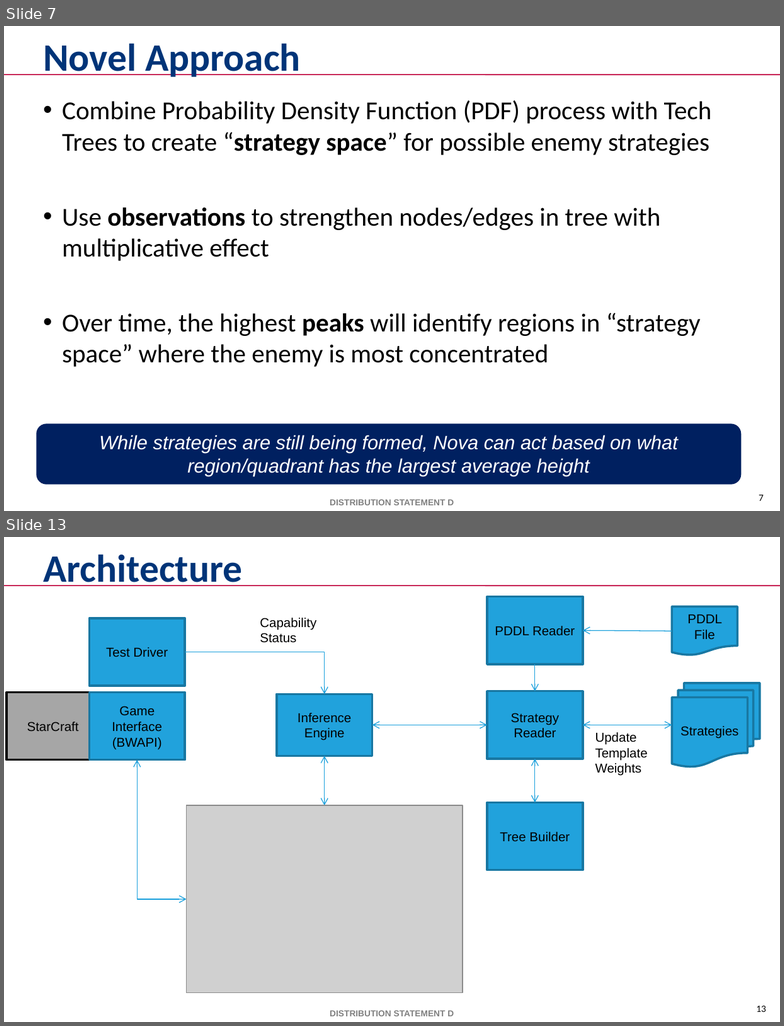
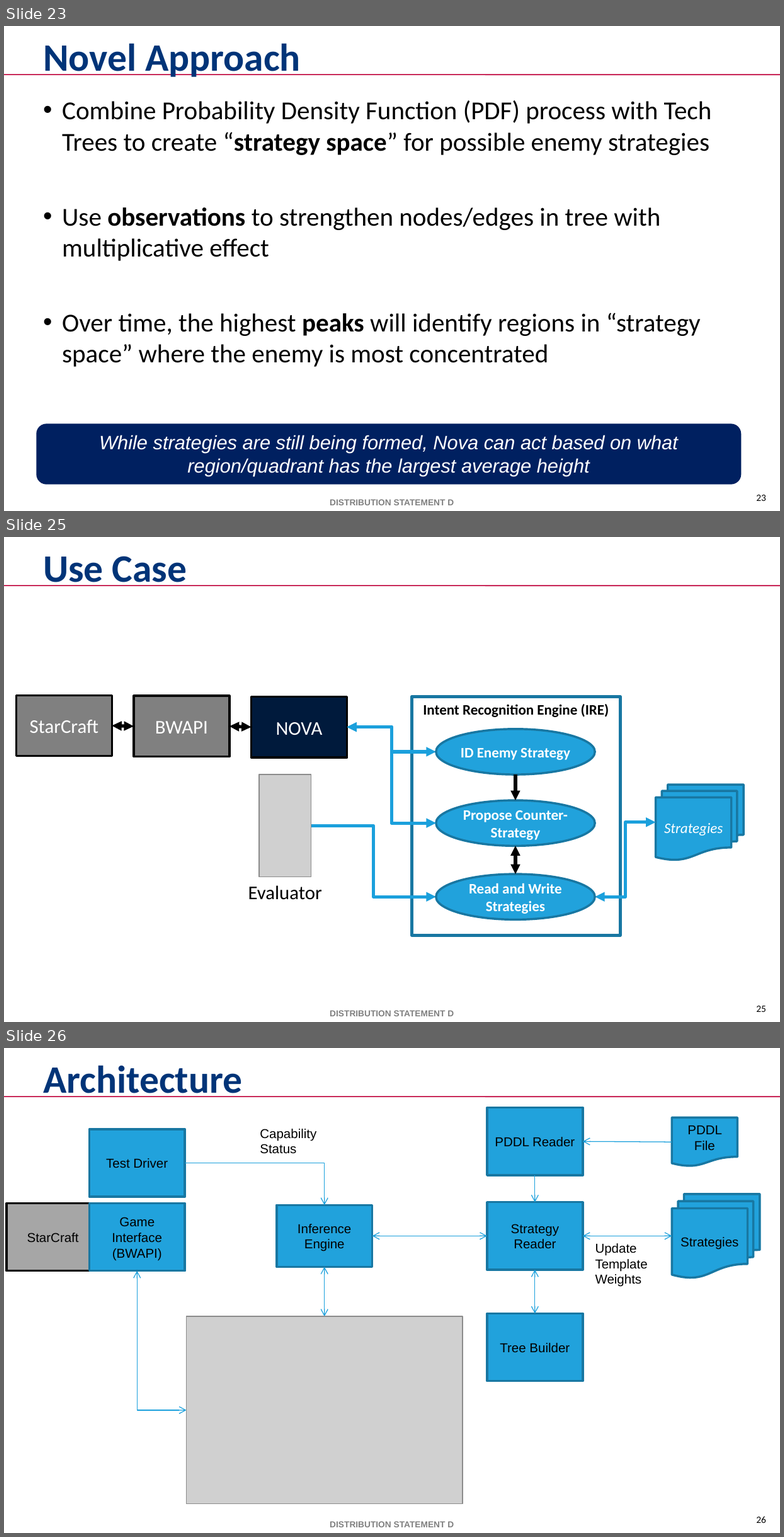
Before and after one commit to mikewkozak/IRE, a slide deck: Documentation/mkozak - Intent Recognition Engine.pptx. Shown one above the other, each under a label of ours: slides 7 and 13 before the commit, slides 23, 25 and 26 after it; the slides between them are not shown. The pictures are 784x1026 and 784x1537 pixels, drawn with LibreOffice and Linux fonts; fonts in the diff are those of the drawing; grey boxes stand for pictures; background and template pictures are left out. Boxes give left, top, right and bottom in pixels: in the first picture for what was removed or moved away, otherwise in the second. Text is boxed around its words. In the diff, an @@ line names an element or a change of style, - is before the commit and + after.

```diff
--- a/Documentation/mkozak - Intent Recognition Engine.pptx
+++ b/Documentation/mkozak - Intent Recognition Engine.pptx
@@ slide 25 added at bbox=[4, 537, 780, 1022], background #FFFFFF; not listed: 3 template elements that a slide beside it also shows @@
@@ title added at bbox=[43, 556, 187, 586], 36 pt, text #003478, bold @@
+Use Case
@@ rectangle added at bbox=[17, 695, 112, 756], fill #808080, outline #000000 2 pt, 18 pt, text #FFFFFF @@
+StarCraft
@@ rectangle added at bbox=[134, 696, 229, 757], fill #808080, outline #000000 2 pt, 18 pt, text #FFFFFF @@
+BWAPI
@@ rectangle added at bbox=[252, 697, 347, 757], fill #001A3C, outline #000000 2 pt, 18 pt, text #FFFFFF @@
+NOVA
@@ rectangle added at bbox=[412, 697, 620, 936], outline #1878A3 3 pt, 13.5 pt, text #000000, bold @@
+Intent Recognition Engine (IRE)
@@ double arrow added from (112, 725) to (134, 727), #000000 3 pt @@
@@ double arrow added from (229, 727) to (252, 727), #000000 3 pt @@
@@ elbow double arrow added from (347, 727) to (436, 752), #1CA0DC 3 pt @@
@@ elbow double arrow added from (347, 727) to (436, 824), #1CA0DC 3 pt @@
@@ ellipse added at bbox=[436, 729, 596, 775], fill #21A2DC, outline #1878A3 2 pt, 13.5 pt, text #FFFFFF, bold @@
+ID Enemy Strategy
@@ picture added at bbox=[259, 775, 311, 877] @@
@@ arrow added from (516, 775) to (516, 800), #000000 3 pt dashed @@
@@ ellipse added at bbox=[436, 800, 596, 846], fill #21A2DC, outline #1878A3 2 pt, 13.5 pt, text #FFFFFF, bold @@
+Propose Counter-Strategy
@@ flow chart multidocument added at bbox=[656, 785, 744, 860], fill #21A2DC, outline #1878A3 2 pt, 13.5 pt, text #FFFFFF, italic @@
+Strategies
@@ elbow arrow added from (311, 826) to (436, 897), #1CA0DC 3 pt @@
@@ elbow double arrow added from (656, 822) to (596, 897), #1CA0DC 3 pt @@
@@ double arrow added from (516, 874) to (516, 846), #000000 3 pt dashed @@
@@ ellipse added at bbox=[436, 874, 596, 919], fill #21A2DC, outline #1878A3 2 pt, 13.5 pt, text #FFFFFF, bold @@
+Read and Write Strategies
@@ text added at bbox=[248, 885, 322, 900], 18 pt, text #000000 @@
+Evaluator
@@ what was slide 7 is now slide 23 @@
@@ page number at bbox=[756, 495, 766, 501]: text changed @@
-7
+23
@@ what was slide 13 is now slide 26 @@
@@ page number at bbox=[756, 1516, 766, 1523]: text changed @@
-13
+26
```
Also in this commit, not shown: 10 slides changed, 20 other slides added, 1 slide removed, 5 other files.
